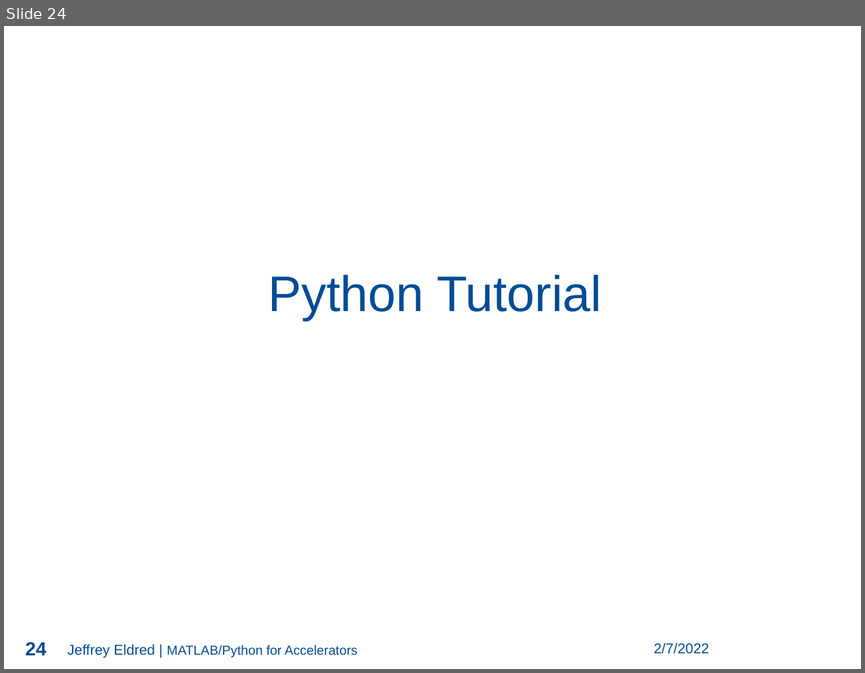
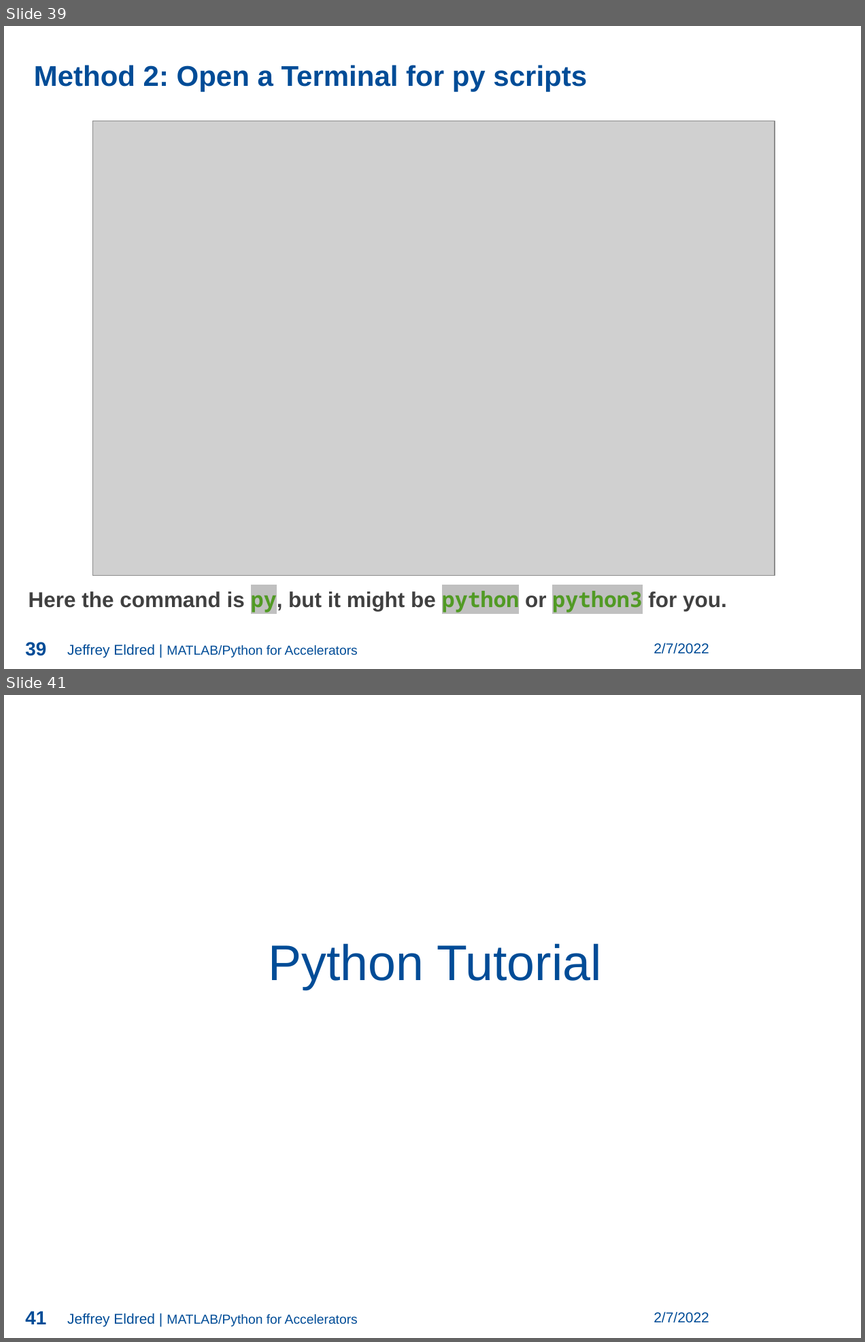
Before and after one commit to jseldred/USPAS_Python_2022, a slide deck: lectures/Eldred_1.pptx. Shown one above the other, each under a label of ours: slide 24 before the commit, slides 39 and 41 after it; the slides between them are not shown. The pictures are 865x673 and 865x1342 pixels, drawn with LibreOffice and Linux fonts; fonts in the diff are those of the drawing; grey boxes stand for pictures; background and template pictures are left out. Boxes give left, top, right and bottom in pixels: in the first picture for what was removed or moved away, otherwise in the second. Text is boxed around its words. In the diff, an @@ line names an element or a change of style, - is before the commit and + after.

```diff
--- a/lectures/Eldred_1.pptx
+++ b/lectures/Eldred_1.pptx
@@ slide 39 added at <box>4,26,861,669</box>, background picture (left out) @@
@@ page number added at <box>718,26,814,55</box>, 18 pt, text #FFFFFF @@
+39
@@ page number added at <box>718,27,815,59</box>, 18 pt, text #FFFFFF @@
+39
@@ text added at <box>34,65,587,91</box>, 24 pt, text #004C97, bold @@
+Method 2: Open a Terminal for py scripts
@@ picture added at <box>93,121,774,575</box> @@
@@ text added at <box>28,587,727,613</box>, 18 pt, text #404040, bold @@
+Here the command is py, but it might be python or python3 for you.
@@ page number added at <box>25,641,46,656</box>, 16 pt, text #004C97, bold @@
+39
@@ text added at <box>67,643,358,657</box>, 11 pt, text #004C97 @@
+Jeffrey Eldred | MATLAB/Python for Accelerators
@@ text added at <box>653,642,709,654</box>, 12 pt, text #004C97 @@
+2/7/2022
@@ what was slide 24 is now slide 41 @@
@@ page number at <box>25,1310,46,1324</box>: text changed @@
-24
+41
```
Also in this commit, not shown: 6 slides changed, 16 other slides added.
